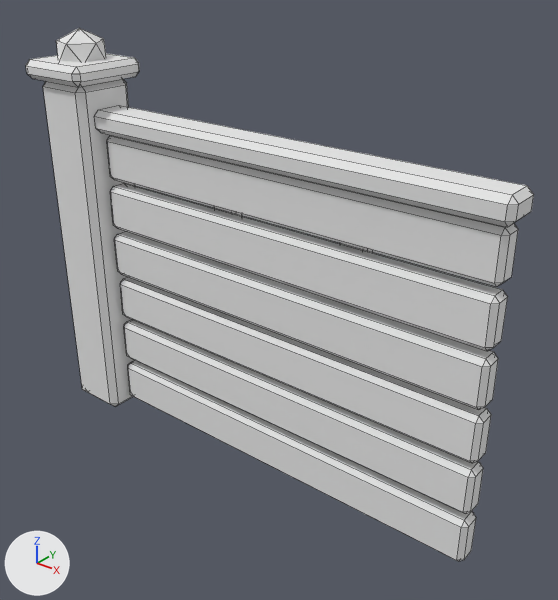
The FBX model shared/modeling-kit/out/phoenix_fence_segment.fbx, before and after one commit.
Both versions are drawn from a 50 mm camera at (9.49, -10.84, 10.98) aimed at (0.62, 0.25, 4.11). Arrows for +X, +Y and +Z are at lower left; the lights stay in place. The picture after the commit comes second. Mesh edges are drawn as thin lines.

Before the edit, the objects in view are built like this:
```python
me_phoenix_fence_segment = bpy.data.meshes.new('phoenix_fence_segment')
me_phoenix_fence_segment.from_pydata(...)  # 276 vertices, 306 faces; spans x -5.5..5.5, y -0.9..0.9, z 0.0..9.02
me_phoenix_fence_segment.materials.append(mat_phoenix_fence_segment_vcol)  # white #e7e7e7
ob_phoenix_fence_segment = bpy.data.objects.new('phoenix_fence_segment', me_phoenix_fence_segment)
ob_phoenix_fence_segment.location = (0.0, 0.0, 0.0)
```
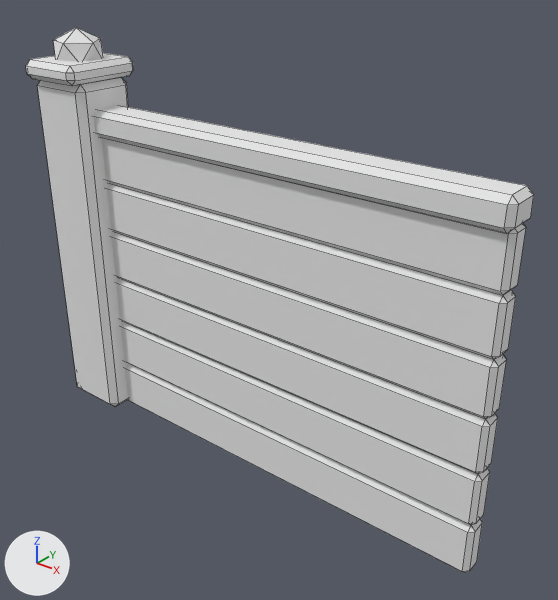
The change, as JSON lines over the scene's bpy script:
```json
{"block": "me_phoenix_fence_segment", "where": "# used by ob_phoenix_fence_segment; location = (0.0, 0.0, 0.0)"}
{"op": "remove", "block": "me_phoenix_fence_segment", "code": "me_phoenix_fence_segment.from_pydata(...)  # 276 vertices, 306 faces; spans x -5.5..5.5, y -0.9..0.9, z 0.0..9.02"}
{"op": "add", "block": "me_phoenix_fence_segment", "code": "me_phoenix_fence_segment.from_pydata(...)  # 260 vertices, 302 faces; spans x -5.5..5.5, y -0.9..0.9, z 0.0..9.02"}
{"block": "me_phoenix_fence_segment", "change": "me_phoenix_fence_segment part 1: the loose piece of 12 vertices spanning x -5.13..-4.07, y -0.5..0.5, z 8.08..9.02 is moved by (-0.1, 0.0, 0.0)"}
{"block": "me_phoenix_fence_segment", "change": "me_phoenix_fence_segment part 2: the loose piece of 24 vertices spanning x -3.88..5.38, y -0.28..0.22, z 3.62..4.61 is rebuilt with 64 vertices and now spans x -4.5..5.5, y -0.25..0.25, z 3.48..6.95"}
{"block": "me_phoenix_fence_segment", "change": "me_phoenix_fence_segment part 3: the loose piece of 24 vertices spanning x -3.88..5.38, y -0.24..0.26, z 2.49..3.48 is rebuilt with 64 vertices and now spans x -4.5..5.5, y -0.25..0.25, z 0.0..3.47"}
{"block": "me_phoenix_fence_segment", "change": "me_phoenix_fence_segment part 4: the loose piece of 24 vertices spanning x -3.88..5.38, y -0.27..0.24, z 4.75..5.75 is deleted"}
{"block": "me_phoenix_fence_segment", "change": "me_phoenix_fence_segment part 5: the loose piece of 24 vertices spanning x -3.88..5.38, y -0.22..0.28, z 5.89..6.88 is deleted"}
{"block": "me_phoenix_fence_segment", "change": "me_phoenix_fence_segment part 6: the loose piece of 24 vertices spanning x -3.88..5.38, y -0.27..0.23, z 0.22..1.21 is deleted"}
{"block": "me_phoenix_fence_segment", "change": "me_phoenix_fence_segment part 7"}
{"block": "me_phoenix_fence_segment", "change": "42 vertices are removed from x -5.3..5.5, y -0.9..0.9, z 0.0..8.4"}
{"block": "me_phoenix_fence_segment", "change": "57 faces are deleted"}
{"block": "me_phoenix_fence_segment", "change": "20 vertices are added at x -5.5..5.38, y -0.78..0.78, z 0.15..8.28"}
{"block": "me_phoenix_fence_segment", "change": "8 new vertices lie (-1.3, 0.0, 0.0) away from vertices in x -4.05, y -0.7..0.7, z 0.0..8.0"}
{"block": "me_phoenix_fence_segment", "change": "8 new vertices lie (1.36, 0.0, 0.0) away from vertices in x -5.38, y -0.9..0.9, z 8.0..8.4"}
{"block": "me_phoenix_fence_segment", "change": "6 new vertices lie (0.0, 0.0, -0.36) away from vertices in x -4.38..5.5, y -0.4..0.4, z 7.33"}
{"block": "me_phoenix_fence_segment", "change": "57 new faces join them"}
{"block": "me_phoenix_fence_segment", "change": "other edits to the shape of me_phoenix_fence_segment do not show in these pictures"}
```

Where the change shows, as pixel boxes (x1, y1, x2, y2) in the pictures (558 x 600 px; the box of a moved part takes in the faces that stretch with it):
```json
{"object": "phoenix_fence_segment", "change": "reshaped", "before": [26, 28, 534, 561], "after": [26, 28, 534, 573]}
{"part": 1, "of": "me_phoenix_fence_segment", "change": "moved or reshaped", "before": [56, 28, 106, 62], "after": [53, 28, 103, 62]}
{"part": 2, "of": "me_phoenix_fence_segment", "change": "rebuilt", "before": [114, 231, 498, 410], "after": [102, 138, 526, 419], "on screen": "10% wider, 57% taller"}
{"part": 3, "of": "me_phoenix_fence_segment", "change": "rebuilt", "before": [120, 277, 491, 463], "after": [116, 278, 498, 573], "on screen": "58% taller"}
{"part": 4, "of": "me_phoenix_fence_segment", "change": "deleted", "before": [110, 183, 508, 351]}
{"part": 5, "of": "me_phoenix_fence_segment", "change": "deleted", "before": [107, 135, 518, 287]}
{"part": 6, "of": "me_phoenix_fence_segment", "change": "deleted", "before": [128, 360, 476, 561]}
{"part": 7, "of": "me_phoenix_fence_segment", "change": "moved or reshaped", "before": [26, 53, 534, 404], "after": [26, 53, 534, 404]}
```
